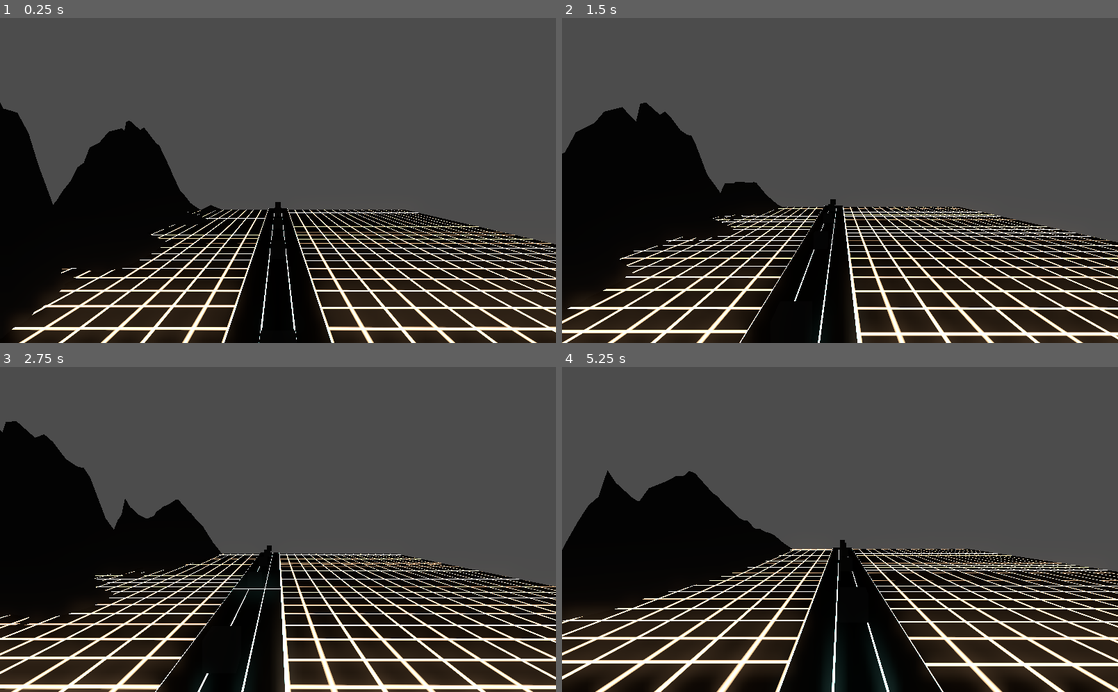
Above: before the commit, frames 1-4 (two rows, left to right).
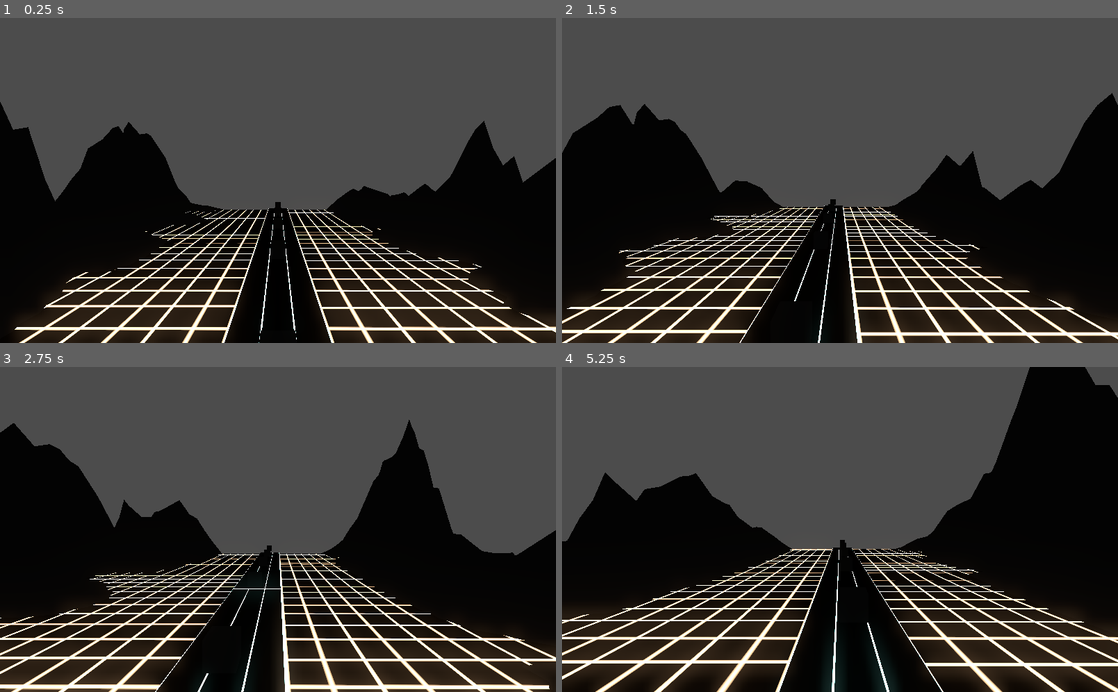
Above: after the commit, the same moments.

Repository: kblauhut/cool-mobile-game
Game: Godot game, scene res://src/Level.tscn
Two runs of this game, one before a commit and one after it. Both use one fixed random seed, a clock stepped at 60 frames per second and the inputs below. A sky picture missing from this copy of the repository is replaced by a grey-blue gradient.
Inputs:
- Up to frame 1 (0.25 s): no input
- Up to frame 2 (1.5 s): hold D (move_right) 0.53-1.28 s; hold A (move_left) from 1.28 s (still down)
- Up to frame 3 (2.75 s): release A (move_left) at 2.03 s; hold D (move_right) from 2.03 s (still down)
- Up to frame 4 (5.25 s): release D (move_right) at 3.53 s; hold A (move_left) from 3.53 s (still down)

The runs differ from the first frame. In frame 1, 8.2% of the frame differs, in the area x 0-100%, y 25-96%; in frame 2, 9.5%; in frame 3, 8.6%; in frame 4, 15%, in the area x 0-100%, y 0-81%.

Commit message:
-Added terrain generation to both sides of the map

Diff:
--- a/godot/src/tiles/Mountains.gd
+++ b/godot/src/tiles/Mountains.gd
@@ -1,7 +1,7 @@
 extends Spatial
 
 const TERRAIN_SCALE = 20
-const DISTANCE = 10
+const DISTANCE = 40
 
 var noise
 var x
@@ -13,6 +13,10 @@
 
 func generate_mountains():
 	var parent_position = get_parent().translation
-	var mountain = Mountain.new(TERRAIN_SCALE, noise, x, 0)
-	mountain.translation = Vector3(0, 0, -40)
+	var mountain = Mountain.new(TERRAIN_SCALE, noise, x, 0, false)
+	mountain.translation = Vector3(0, 0, -DISTANCE)
 	self.get_parent().call_deferred("add_child", mountain)
+
+	var mountain2 = Mountain.new(TERRAIN_SCALE, noise, x, 0, true)
+	mountain2.translation = Vector3(0, 0, DISTANCE)
+	self.get_parent().call_deferred("add_child", mountain2)
--- a/godot/src/tiles/props/Mountain.gd
+++ b/godot/src/tiles/props/Mountain.gd
@@ -1,7 +1,7 @@
 extends Spatial
 class_name Mountain
 
-const SUBDIV_MULTIPLIER = 0.4
+const SUBDIV_MULTIPLIER = 0.3
 const HEIGHT_MULTIPLIER = 60
 
 var mesh_instance
@@ -9,12 +9,14 @@
 var noise
 var x
 var z
+var isRotated
 
-func _init(terrain_scale, noise, x, z):
+func _init(terrain_scale, noise, x, z, isRotated):
 	self.terrain_scale = terrain_scale
 	self.noise = noise
 	self.x = x
 	self.z = z
+	self.isRotated = isRotated
 
 func _ready():
 	generate_terrain()
@@ -35,11 +37,9 @@
 	for i in range(mesh_data_tool.get_vertex_count()):
 		var vertex = mesh_data_tool.get_vertex(i)
 		var gradient = HEIGHT_MULTIPLIER * (1 - (vertex.z / terrain_scale))
+		if isRotated: gradient = HEIGHT_MULTIPLIER * (1 + (vertex.z / terrain_scale))
 		vertex.y = noise.get_noise_3d(vertex.x + x, vertex.y, vertex.z + z) * gradient
 		vertex.y = abs(vertex.y)
-
-		if(vertex.z == terrain_scale):
-			vertex.y = 0
 
 		mesh_data_tool.set_vertex(i, vertex)
 
